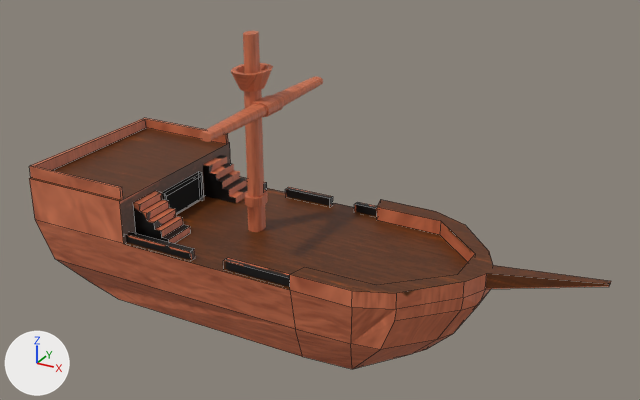
Two versions of the Blender file livre-game-jam/models/navio_pequeno.blend, one commit apart.
Both versions are drawn from a 50 mm camera at (34.4, -52.3, 29.8) aimed at (5.7, -0.1, 3.7). The axes (+X, +Y, +Z) are drawn at lower left. The lights are the same throughout. Mesh edges are drawn as thin lines on the coarser meshes.

Objects in the first picture: 'Door', 'LeftStair', 'Mastro', 'Railing', 'RightStair', 'Ship'.
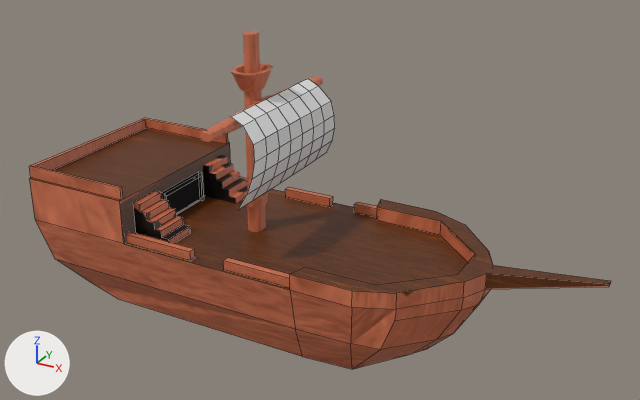
Where the change shows, as pixel boxes [x1, y1, x2, y2] in the pictures (640 x 400 px):
'Plane', added
    after: [231, 79, 335, 210]
part 1 of me_cube, surface changed (black to brown)
    both: [126, 177, 377, 287]

Diff of the bpy script that builds the scene:
```diff
--- a/livre-game-jam/models/navio_pequeno.blend.py
+++ b/livre-game-jam/models/navio_pequeno.blend.py
@@ me_cube @@
 me_cube.from_pydata(...)  # 48 vertices, 30 faces, 8 loose edges; spans x -7.29..7.6, y -6.52..7.19, z -0.38..0.38
 # used by ob_railing; location = (-0.04, -0.33, 0.36)
+# me_cube part 1: texture (UV) coordinates of 30 of 30 faces, centred in x -7.29..7.6, y -6.52..7.19, z -0.38..0.38, changed; they spanned u 0.0..0.98, v 0.0..1.0 and now span u 0.01..0.15, v 0.04..0.37
 me_cube.materials.append(mat_madeira1)
@@ me_plane @@
+me_plane.from_pydata(...)  # 56 vertices, 42 faces; spans x -0.9..0.0, y -0.92..0.92, z -0.13..0.17
@@ ob_plane @@
+ob_plane = bpy.data.objects.new('Plane', me_plane)
+ob_plane.location = (2.36, 0.39, 4.52)
+ob_plane.rotation_euler = (0.0, 1.571, 0.0)  # degrees (0, 90, 0)
+ob_plane.scale = (7.0, 7.0, 7.0)
```
